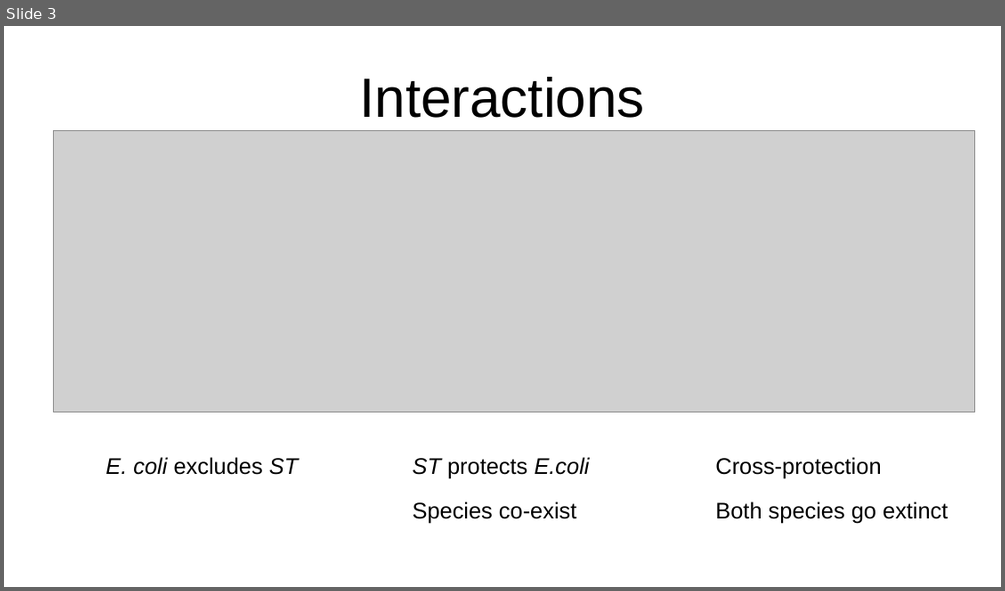
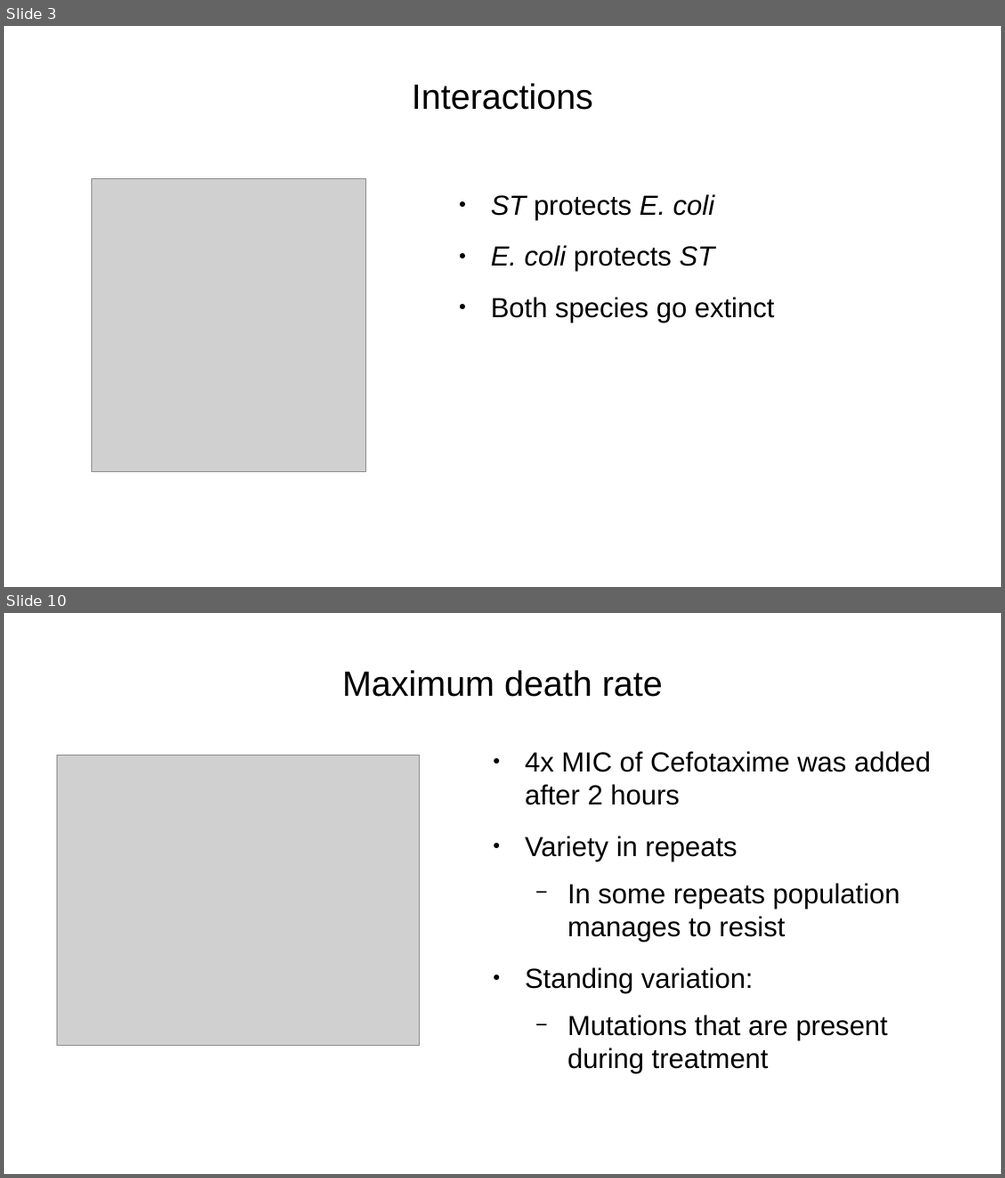
Before and after one commit to nahanoo/toxicity_kuleuven, a slide deck: presentation.odp. Shown one above the other, each under a label of ours: slide 3 before the commit, slides 3 and 10 after it; the slides between them are not shown. The pictures are 1005x591 and 1005x1178 pixels, drawn with LibreOffice and Linux fonts; fonts in the diff are those of the drawing; grey boxes stand for pictures. Boxes give left, top, right and bottom in pixels: in the first picture for what was removed or moved away, otherwise in the second. Text is boxed around its words. In the diff, an @@ line names an element or a change of style, - is before the commit and + after.

```diff
--- a/presentation.odp
+++ b/presentation.odp
@@ slide 10 added at bbox=[4, 613, 1001, 1174], background #FFFFFF @@
@@ title added at bbox=[342, 670, 663, 697], 28 pt, text #000000 @@
+Maximum death rate
@@ picture added at bbox=[57, 755, 421, 1045] @@
@@ text added at bbox=[525, 751, 930, 1074], 22 pt, text #000000 @@
+● 4x MIC of Cefotaxime was added after 2 hours
+● Variety in repeats
+  − In some repeats population manages to resist
+● Standing variation:
+  − Mutations that are present during treatment
@@ slide 3 changed as well @@
@@ title "Interactions" at bbox=[412, 83, 593, 110]: size 44 to 28 pt @@
@@ picture: place and size @@
-picture at bbox=[54, 131, 976, 413]
+picture at bbox=[92, 178, 367, 471]
@@ text added at bbox=[491, 194, 775, 322], 22 pt, text #000000 @@
+● ST protects E. coli
+● E. coli protects ST
+● Both species go extinct
@@ text removed at bbox=[105, 457, 298, 475] @@
-E. coli excludes ST
@@ text removed at bbox=[413, 457, 590, 524] @@
-ST protects E.coli
-Species co-exist
@@ text removed at bbox=[715, 457, 947, 524] @@
-Cross-protection
-Both species go extinct
```
Also in this commit, not shown: 1 other slide changed, 15 other slides added, 2 slides removed, 28 other files.
